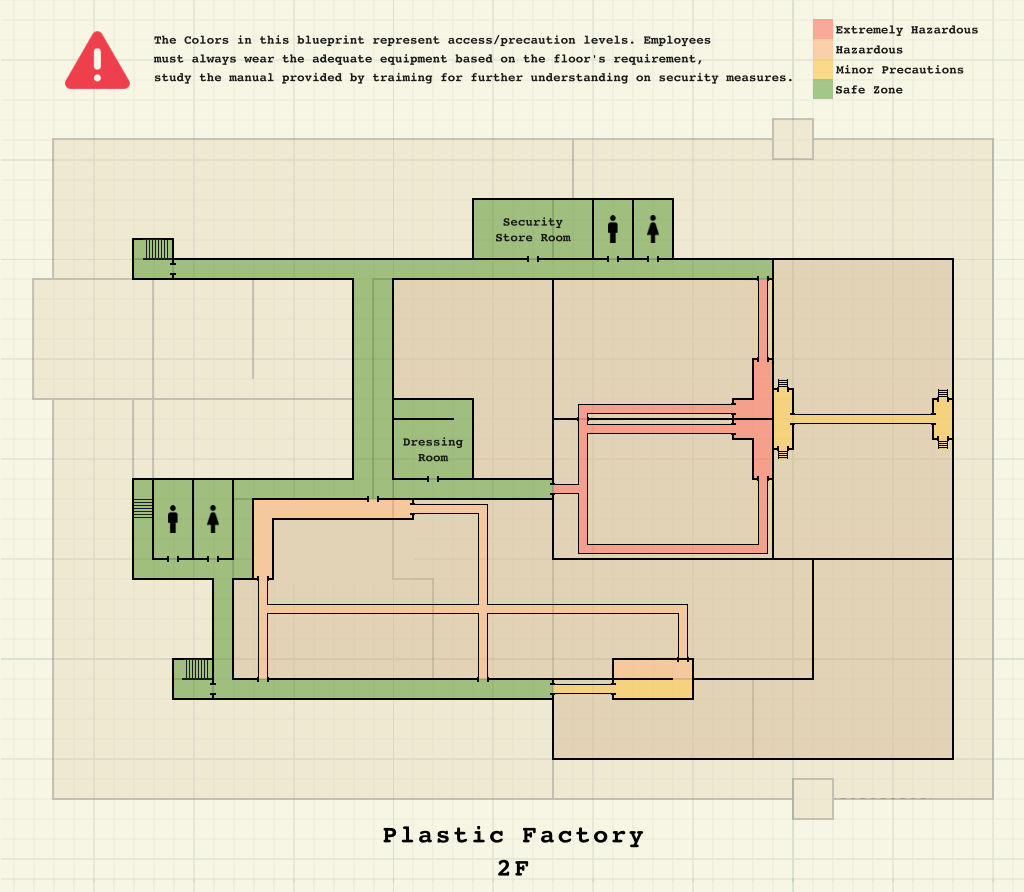
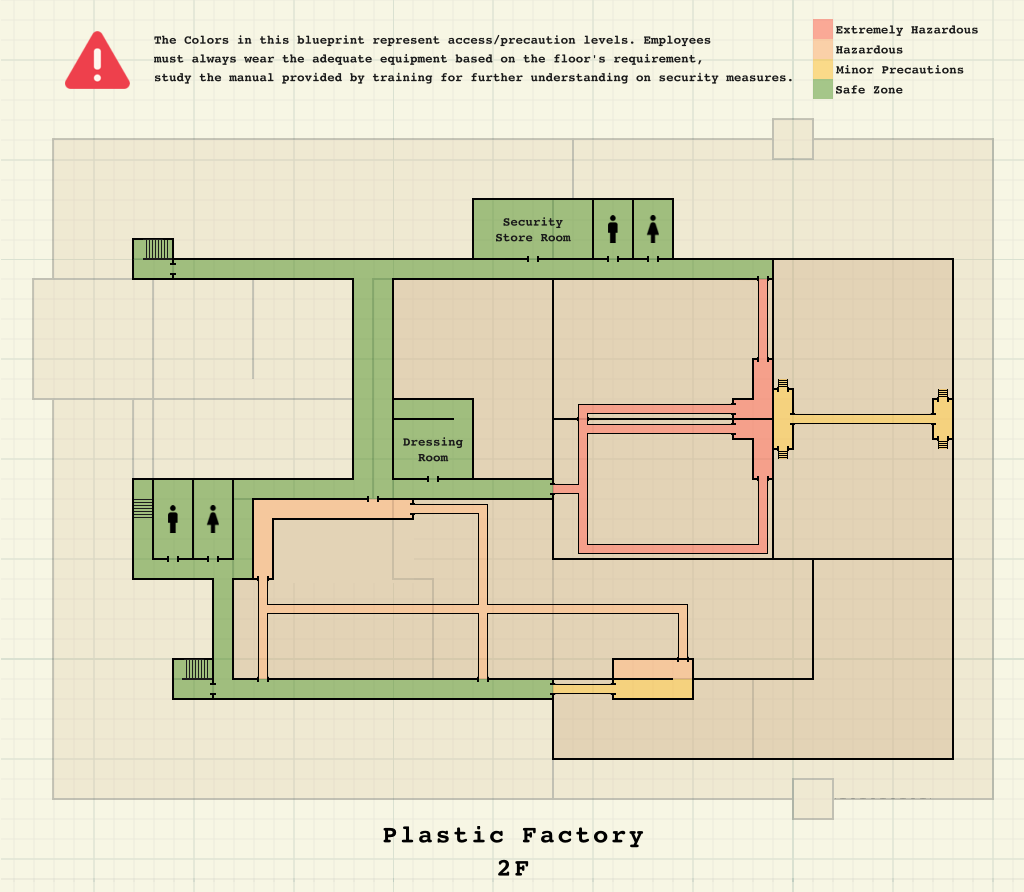
Comparing the layer stacks of the two (1024, 892) images. Changes:
painted on "higher structure Merged" (1st of 2, in "Group 3") over <box>420,445,432,461</box>
painted on "colors Merged" over <box>171,38,948,874</box>
painted on "higher structure Merged" (2nd of 2, in "Group 3") over <box>420,445,432,461</box>
painted on "lower structure" over <box>171,38,948,874</box>
painted on "Paint Layer 3 (pasted) Merged" over <box>171,38,948,874</box>
painted on "Background" (2nd of 2) over <box>171,38,948,874</box>
